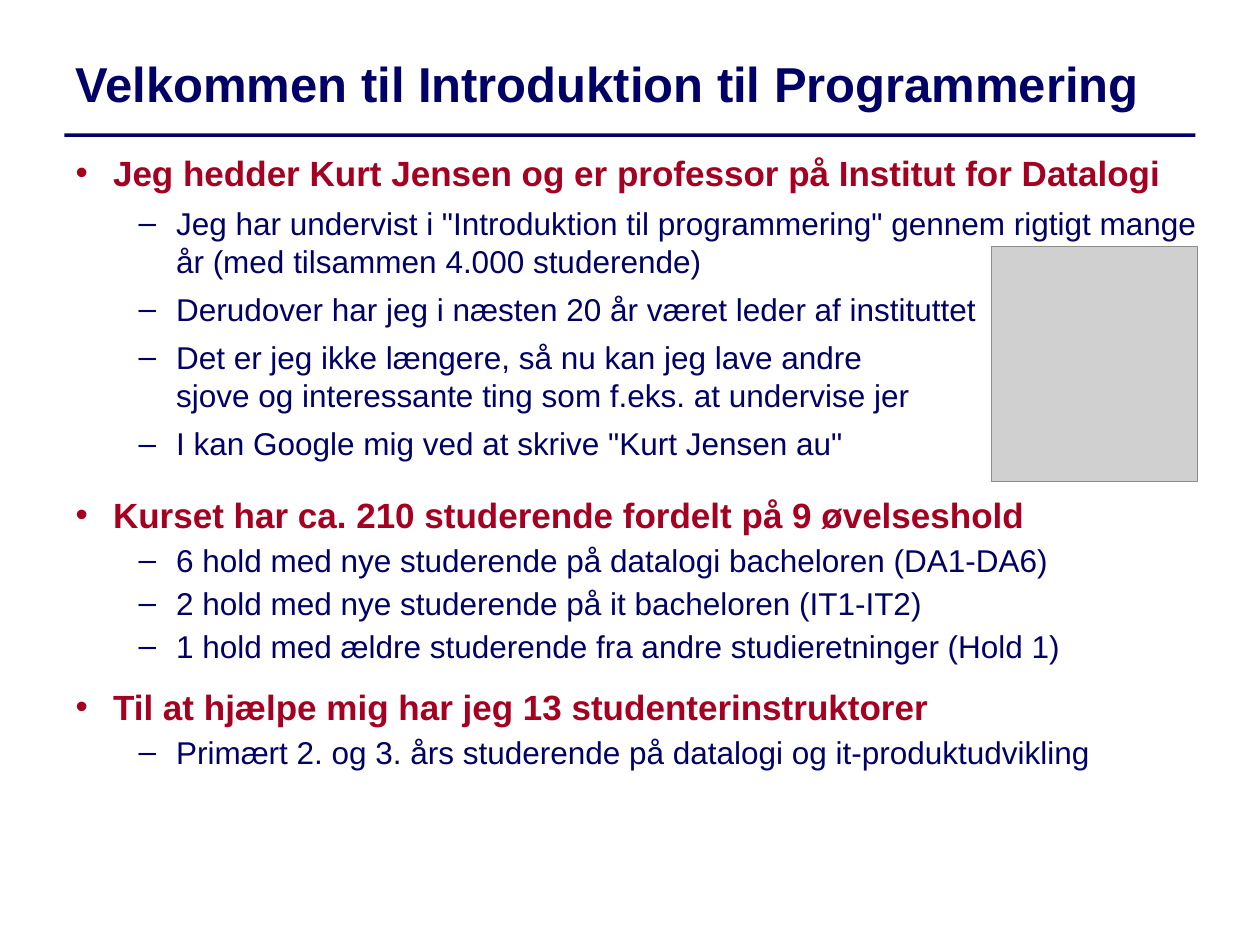
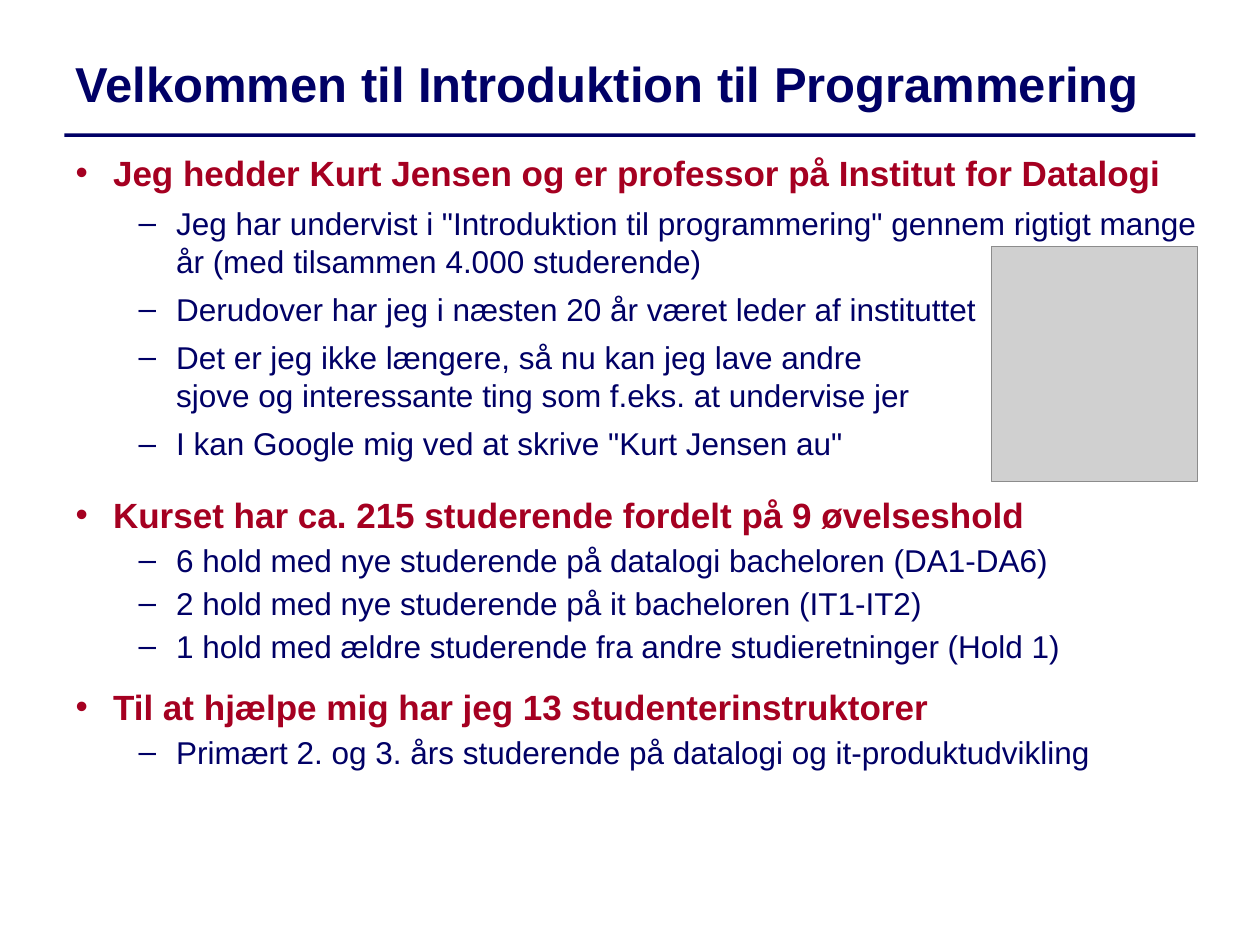
Before and after one commit to IntProgAU/Materiale, a slide deck: slide 1 of web/e23/uge_1a/Slides-Uge1-Mandag.pptx. Drawn at 1260x945 pixels with LibreOffice and Linux fonts; fonts in the diff are those of the drawing; grey boxes stand for pictures. Boxes give left, top, right and bottom in pixels: in the first picture for what was removed or moved away, otherwise in the second. Text is boxed around its words. In the diff, an @@ line names an element or a change of style, - is before the commit and + after.

```diff
--- a/web/e23/uge_1a/Slides-Uge1-Mandag.pptx
+++ b/web/e23/uge_1a/Slides-Uge1-Mandag.pptx
@@ text at box(113, 500, 1023, 535): text changed @@
-  • Kurset har ca. 210 studerende fordelt på 9 øvelseshold
+  • Kurset har ca. 215 studerende fordelt på 9 øvelseshold
```
Also in this commit, not shown: 5 other slides changed, 1 other file.
